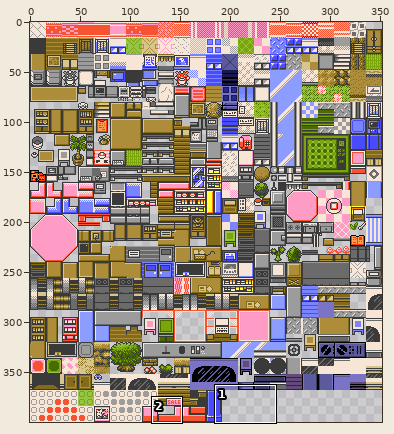
A sprite sheet gets an edit: Pokemon Brown 3D/Content/Textures/Inside.png. The first picture is a wide view before the edit; the outline marks the close-up.
Close-up. Earlier state:
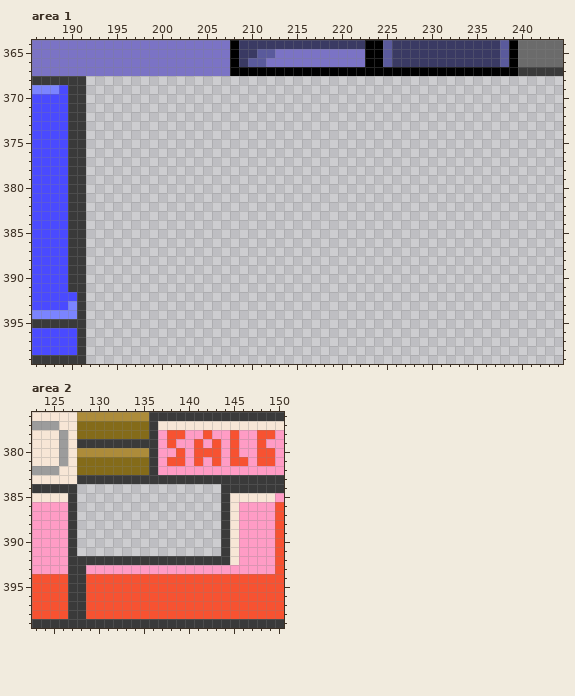
The file is 352x400 pixels. Colours within 5 levels of each other are drawn and written as one. Shown: area 1: x 186..244, y 364..399; area 2: x 123..150, y 376..399.
And afterwards:
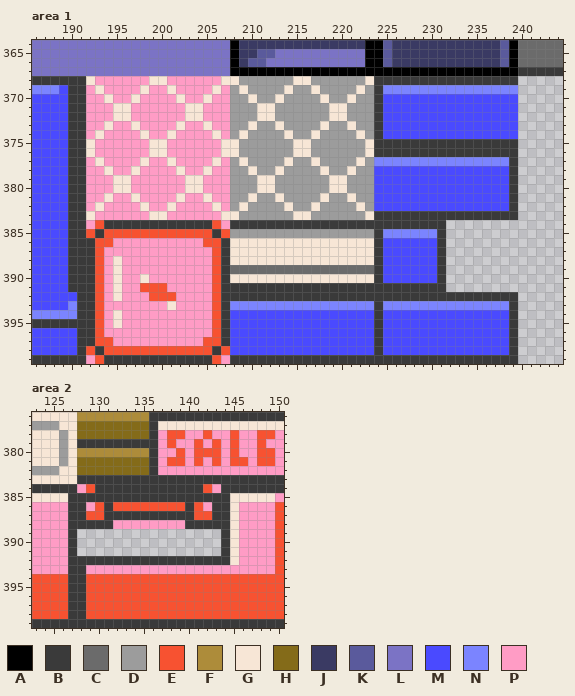
Palette (. is transparent): A #000000  B #3a3a3a  C #6b6b6b  D #9c9c9c  E #f75231  F #ad8c3a  G #f7e6d6  H #846b19  J #3a3a63  K #5a5a9c  L #7b73c5  M #4a4aff  N #7b84ff  P #ff9cc5
Difference:
Area 1:
y 368: x 192..239 ................................................ -> GPPPPPPGGPPPPPPGGDDDDDDGGDDDDDDGBBBBBBBBBBBBBBBB
y 369: x 192..239 ................................................ -> PGPPPPGPPGPPPPGPDGDDDDGDDGDDDDGDBNNNNNNNNNNNNNNN
y 370: x 192..239 ................................................ -> PPGPPGPPPPGPPGPPDDGDDGDDDDGDDGDDBMMMMMMMMMMMMMMM
y 371..372: x 192..239 ................................................ -> PPPGGPPPPPPGGPPPDDDGGDDDDDDGGDDDBMMMMMMMMMMMMMMM
y 373: x 192..239 ................................................ -> PPGPPGPPPPGPPGPPDDGDDGDDDDGDDGDDBMMMMMMMMMMMMMMM
y 374: x 192..239 ................................................ -> PGPPPPGPPGPPPPGPDGDDDDGDDGDDDDGDBMMMMMMMMMMMMMMM
y 375..376: x 192..239 ................................................ -> GPPPPPPGGPPPPPPGGDDDDDDGGDDDDDDGBBBBBBBBBBBBBBBB
y 377: x 192..239 ................................................ -> PGPPPPGPPGPPPPGPDGDDDDGDDGDDDDGDNNNNNNNNNNNNNNNB
y 378: x 192..239 ................................................ -> PPGPPGPPPPGPPGPPDDGDDGDDDDGDDGDDMMMMMMMMMMMMMMMB
y 379..380: x 192..239 ................................................ -> PPPGGPPPPPPGGPPPDDDGGDDDDDDGGDDDMMMMMMMMMMMMMMMB
y 381: x 192..239 ................................................ -> PPGPPGPPPPGPPGPPDDGDDGDDDDGDDGDDMMMMMMMMMMMMMMMB
y 382: x 192..239 ................................................ -> PGPPPPGPPGPPPPGPDGDDDDGDDGDDDDGDMMMMMMMMMMMMMMMB
y 383: x 192..239 ................................................ -> GPPPPPPGGPPPPPPGGDDDDDDGGDDDDDDGBBBBBBBBBBBBBBBB
y 384: x 192..231 ........................................ -> PEBBBBBBBBBBBBEPBBBBBBBBBBBBBBBBBBBBBBBB
y 385: x 192..231 ........................................ -> EBEEEEEEEEEEEEBEDDDDDDDDDDDDDDDDBNNNNNNB
y 386: x 192..231 ........................................ -> BEEPPPPPPPPPPEEBGGGGGGGGGGGGGGGGBMMMMMMB
y 387: x 192..231 ........................................ -> BEPPPPPPPPPPPPEBGGGGGGGGGGGGGGGGBMMMMMMB
y 388: x 192..231 ........................................ -> BEPGPPPPPPPPPPEBGGGGGGGGGGGGGGGGBMMMMMMB
y 389: x 192..231 ........................................ -> BEPGPPPPPPPPPPEBCCCCCCCCCCCCCCCCBMMMMMMB
y 390: x 192..231 ........................................ -> BEPGPPGPPPPPPPEBGGGGGGGGGGGGGGGGBMMMMMMB
y 391: x 192..231 ........................................ -> BEPGPPEEEPPPPPEBBBBBBBBBBBBBBBBBBBBBBBBB
y 392: x 192..239 ................................................ -> BEPGPPPEEEPPPPEBBBBBBBBBBBBBBBBBBBBBBBBBBBBBBBBB
y 393: x 192..239 ................................................ -> BEPPPPPPPGPPPPEBNNNNNNNNNNNNNNNNBNNNNNNNNNNNNNNB
y 394..395: x 192..239 ................................................ -> BEPGPPPPPPPPPPEBMMMMMMMMMMMMMMMMBMMMMMMMMMMMMMMB
y 396: x 192..239 ................................................ -> BEPPPPPPPPPPPPEBMMMMMMMMMMMMMMMMBMMMMMMMMMMMMMMB
y 397: x 192..239 ................................................ -> BEEPPPPPPPPPPEEBMMMMMMMMMMMMMMMMBMMMMMMMMMMMMMMB
y 398: x 192..239 ................................................ -> EBEEEEEEEEEEEEBEMMMMMMMMMMMMMMMMBMMMMMMMMMMMMMMB
y 399: x 192..239 ................................................ -> PEBBBBBBBBBBBBEPBBBBBBBBBBBBBBBBBBBBBBBBBBBBBBBB
Area 2:
y 384: x 128..143 ................ -> PEBBBBBBBBBBBBEP
y 385: x 128..143 ................ -> BBBBBBBBBBBBBBBB
y 386: x 128..143 ................ -> BPEBEEEEEEEEBEPB
y 387: x 128..143 ................ -> BEEBBBBBBBBBBEEB
y 388: x 128..143 ................ -> BBBBPPPPPPPPBBBB
Boxes around the changes in both close-ups, in picture pixels (x1, y1, x2, y2):
added: (86, 76, 518, 364)
added: (77, 484, 221, 529)
